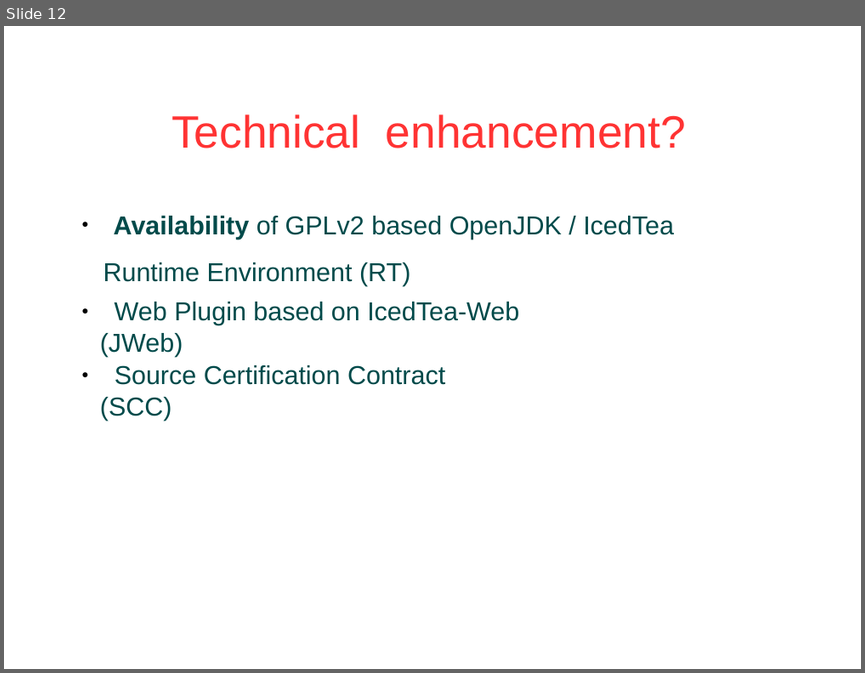
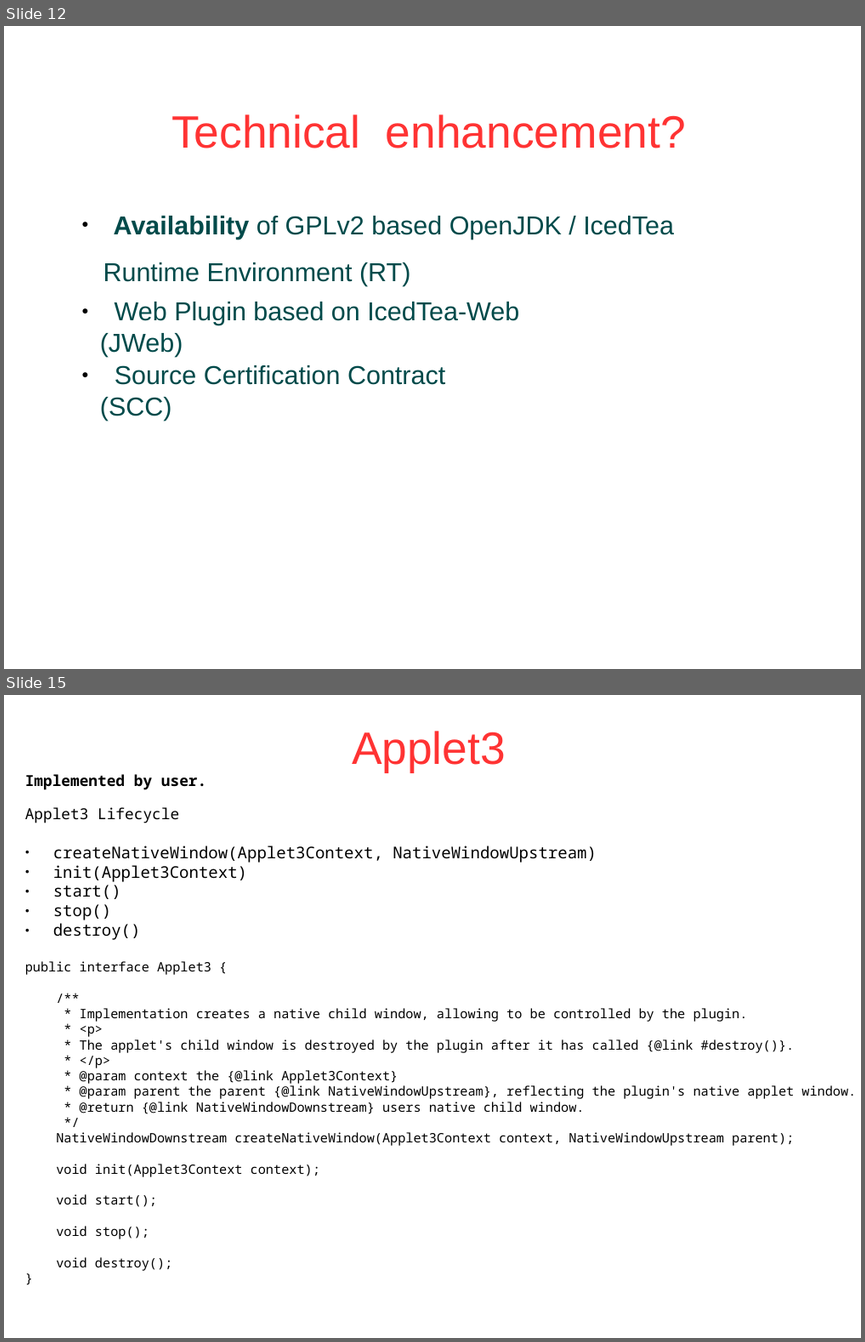
Before and after one commit to JogAmp/jogamp.org, a slide deck: doc/fosdem2014/jogamp-Fosdem2014.odp. Shown one above the other, each under a label of ours: slide 12 before the commit, slides 12 and 15 after it; the slides between them are not shown. The pictures are 865x673 and 865x1342 pixels, drawn with LibreOffice and Linux fonts; fonts in the diff are those of the drawing; background and template pictures are left out. Boxes give left, top, right and bottom in pixels: in the first picture for what was removed or moved away, otherwise in the second. Text is boxed around its words. In the diff, an @@ line names an element or a change of style, - is before the commit and + after.

```diff
--- a/doc/fosdem2014/jogamp-Fosdem2014.odp
+++ b/doc/fosdem2014/jogamp-Fosdem2014.odp
@@ slide 15 added at [4, 695, 861, 1338], background #FFFFFF @@
@@ title added at [352, 731, 506, 772], 42 pt, text #FF3333 @@
+Applet3
@@ text added at [25, 774, 856, 1270], 12 pt, text #000000 @@
+Implemented by user.
+Applet3 Lifecycle
+● createNativeWindow(Applet3Context, NativeWindowUpstream)
+● init(Applet3Context)
+● start()
+● stop()
+● destroy()
+public interface Applet3 {
+/**
+* Implementation creates a native child window, allowing to be controlled by the plugin.
+* <p>
+* The applet's child window is destroyed by the plugin after it has called {@link #destroy()}.
+* </p>
+* @param context the {@link Applet3Context}
+* @param parent the parent {@link NativeWindowUpstream}, reflecting the plugin's native applet window.
+* @return {@link NativeWindowDownstream} users native child window.
+*/
+NativeWindowDownstream createNativeWindow(Applet3Context context, NativeWindowUpstream parent);
+void init(Applet3Context context);
+void start();
+void stop();
+void destroy();
+}
```
Also in this commit, not shown: 4 slides changed, 3 other slides added, 1 other file.
